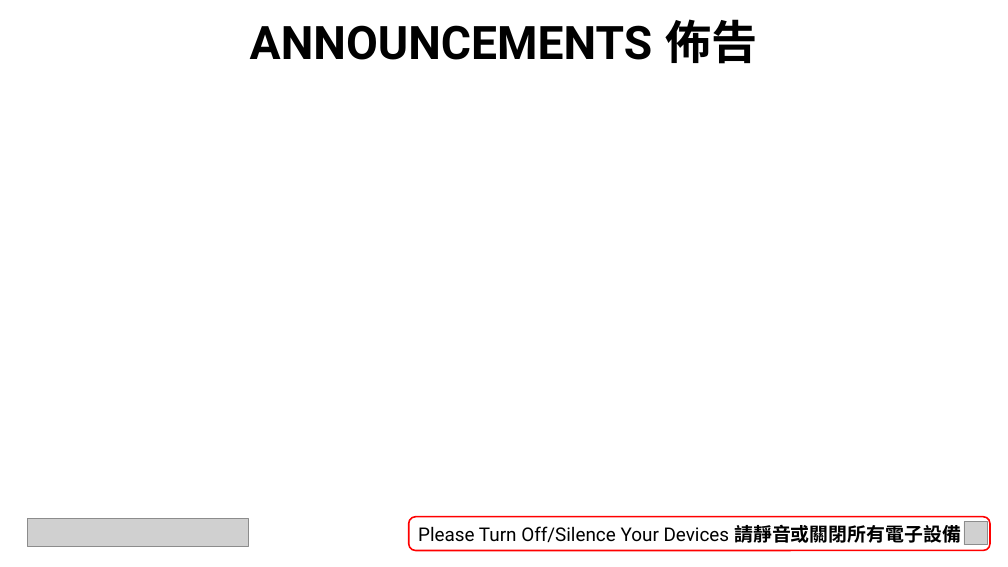
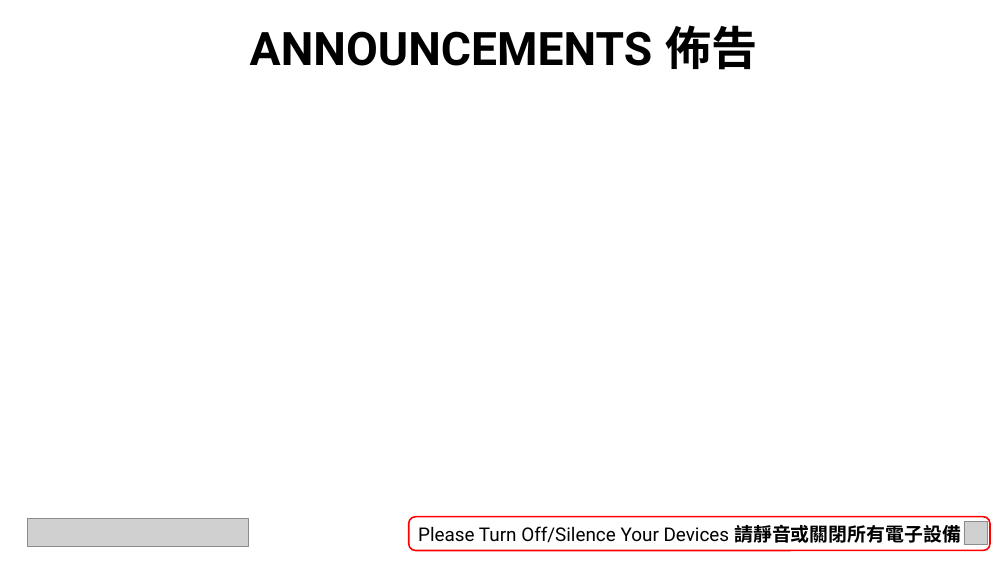
Before and after one commit to calebchanwy/tjc-powerpoint, a slide deck: slide 6 of TJCPowerPoint/Resources/ServiceWidescreen.pptx. Drawn at 1008x567 pixels with LibreOffice and Linux fonts; fonts in the diff are those of the drawing; grey boxes stand for pictures; background and template pictures are left out. Boxes give left, top, right and bottom in pixels: in the first picture for what was removed or moved away, otherwise in the second. Text is boxed around its words. In the diff, an @@ line names an element or a change of style, - is before the commit and + after.

```diff
--- a/TJCPowerPoint/Resources/ServiceWidescreen.pptx
+++ b/TJCPowerPoint/Resources/ServiceWidescreen.pptx
@@ text "ANNOUNCEMENTS 佈告": place and size @@
-text "ANNOUNCEMENTS 佈告" at box(250, 19, 758, 64)
+text "ANNOUNCEMENTS 佈告" at box(250, 25, 758, 70)
```
Also in this commit, not shown: 3 other slides changed, 22 other files.
